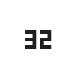
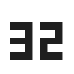
Layered file, before and after one edit (74 × 74). Changes by layer:
painted on "32" over [10, 22, 63, 60]
